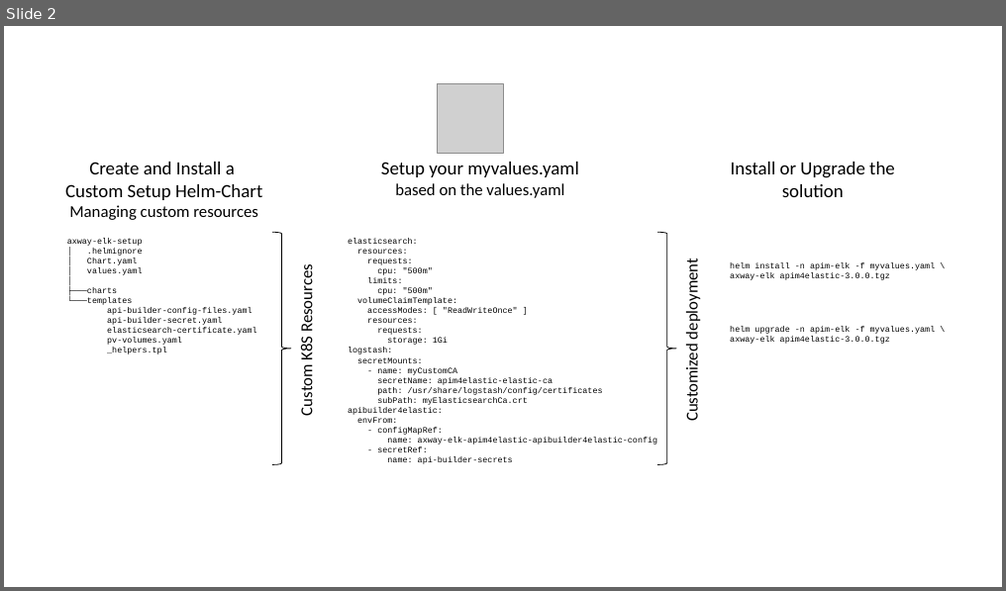
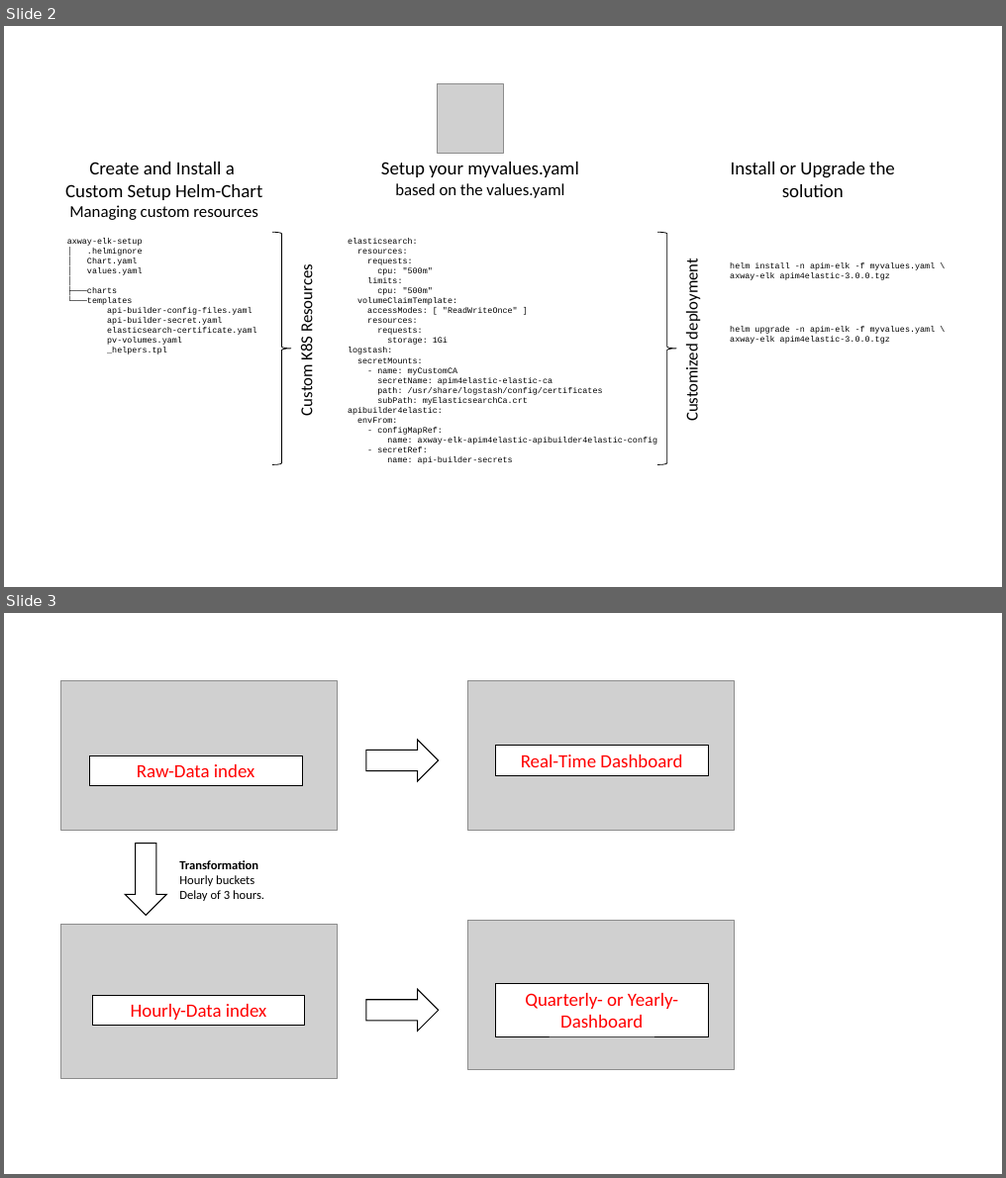
Before and after one commit to Axway-API-Management-Plus/apigateway-openlogging-elk, a slide deck: imgs/overview.pptx. Shown one above the other, each under a label of ours: slide 2 before the commit, slides 2 and 3 after it. The pictures are 1006x591 and 1006x1178 pixels, drawn with LibreOffice and Linux fonts; fonts in the diff are those of the drawing; grey boxes stand for pictures. Boxes give left, top, right and bottom in pixels: in the first picture for what was removed or moved away, otherwise in the second. Text is boxed around its words. In the diff, an @@ line names an element or a change of style, - is before the commit and + after.

```diff
--- a/imgs/overview.pptx
+++ b/imgs/overview.pptx
@@ slide 3 added at bbox=[4, 613, 1002, 1174], background #FFFFFF @@
@@ picture added at bbox=[60, 680, 338, 830] @@
@@ picture added at bbox=[467, 680, 734, 830] @@
@@ rectangle added at bbox=[89, 756, 302, 785], fill #FFFFFF, outline #000000 0.5 pt, 18 pt, text #FF0000 @@
+Raw-Data index
@@ down arrow added at bbox=[366, 740, 439, 781], fill #FFFFFF, outline #000000 1 pt @@
@@ rectangle added at bbox=[496, 746, 709, 775], fill #FFFFFF, outline #000000 0.5 pt, 18 pt, text #FF0000 @@
+Real-Time Dashboard
@@ down arrow added at bbox=[126, 844, 167, 916], fill #FFFFFF, outline #000000 1 pt @@
@@ text added at bbox=[179, 861, 264, 901], 12 pt, text #000000 @@
+Transformation
+Hourly buckets
+Delay of 3 hours.
@@ picture added at bbox=[60, 925, 337, 1079] @@
@@ picture added at bbox=[467, 921, 734, 1070] @@
@@ rectangle added at bbox=[92, 995, 305, 1026], fill #FFFFFF, outline #000000 0.5 pt, 18 pt, text #FF0000 @@
+Hourly-Data index
@@ down arrow added at bbox=[366, 989, 439, 1032], fill #FFFFFF, outline #000000 1 pt @@
@@ rectangle added at bbox=[496, 983, 709, 1037], fill #FFFFFF, outline #000000 0.5 pt, 18 pt, text #FF0000 @@
+Quarterly- or Yearly-Dashboard
```
Also in this commit, not shown: 4 other files.
